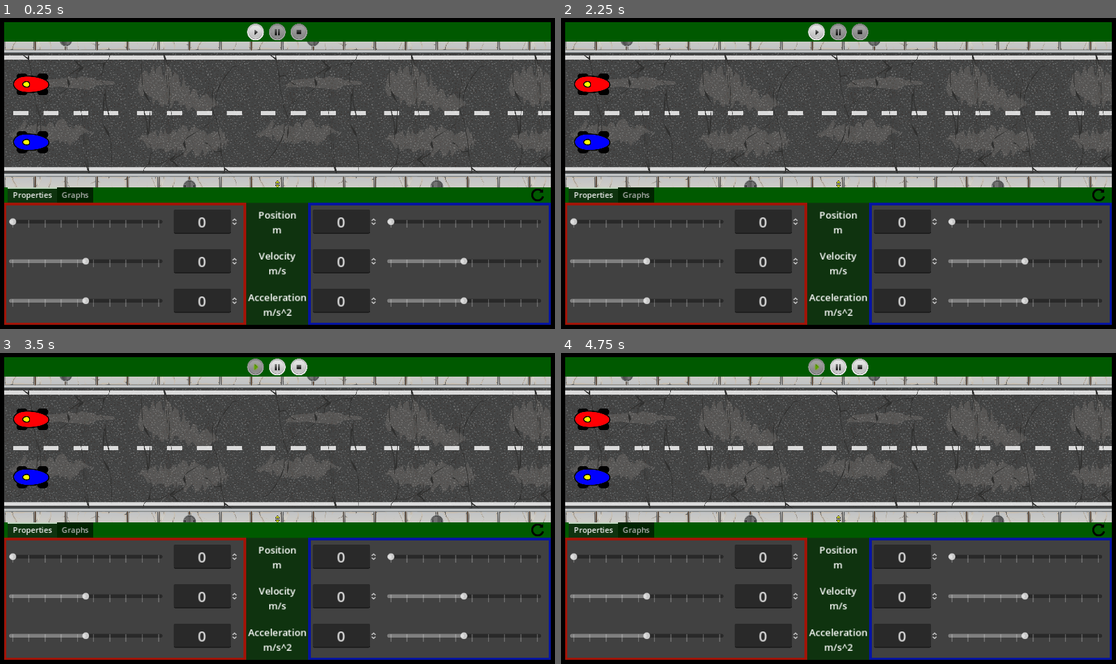
Above: before the commit, frames 1-4 (two rows, left to right).
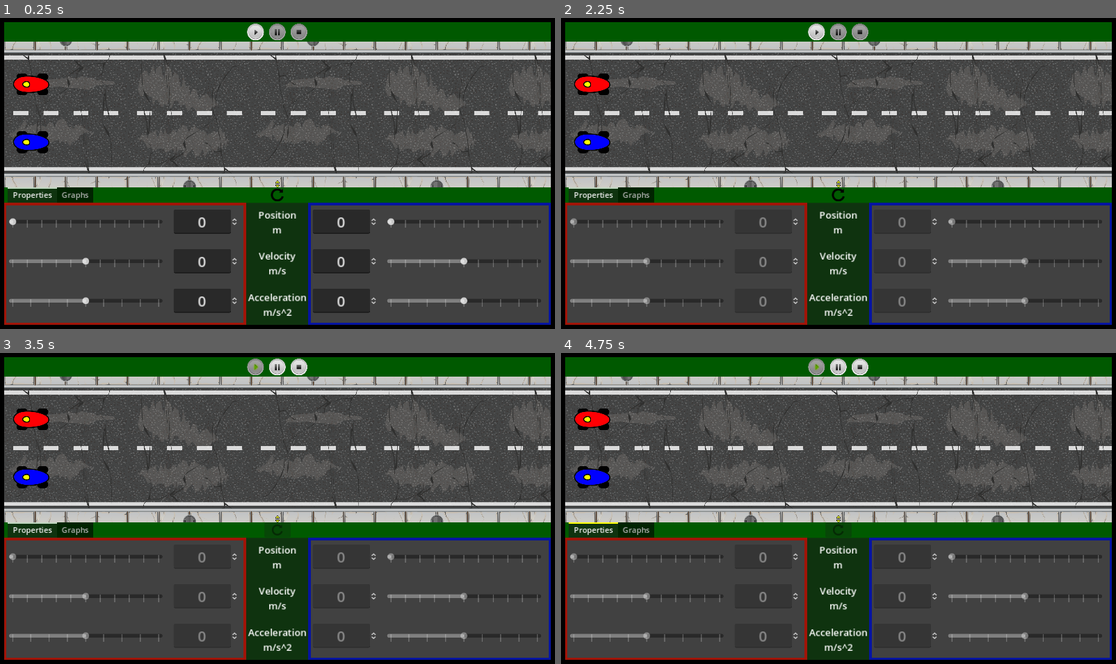
Above: after the commit, the same moments.

Repository: onegm/one_dimensional_motion_simulator
Game: Godot game, scene res://main.tscn
Same seed, same stepped clock (60 frames per second), same inputs: the game is played once before the commit and once after it.
Inputs (mouse positions are in pixels of both pictures, inside the frame that each line leads up to):
- Up to frame 1 (0.25 s): no input
- Up to frame 2 (2.25 s): click (816, 33) at 0.5 s; click (838, 33) at 1.25 s; click (860, 33) at 2 s
- Up to frame 3 (3.5 s): click (255, 368) at 2.75 s
- Up to frame 4 (4.75 s): click (1099, 530) at 3.52 s; tap Enter at 4.25 s; move the mouse to (960, 492) at 4.27 s

The runs differ from the first frame. In frame 1, 0.5% of the frame differs, in the area x 4-98%, y 54-93%; in frame 2, 0.8%; in frame 3, 0.8%; in frame 4, 0.8%, in the area x 1-98%, y 54-93%.

Commit message:
added position calibrator for car

Diff:
--- a/autoloads/signal_bus.gd
+++ b/autoloads/signal_bus.gd
@@ -2,7 +2,8 @@
 
 signal data_point_requested
 
-signal simulation_started
+signal start_simulation_requested
+signal pause_simulation_requested
 signal reset_simulation_requested
 
 signal reset_properties_requested
--- a/car/car.gd
+++ b/car/car.gd
@@ -9,43 +9,70 @@
 
 var initial_position : float = 0.0
 var initial_velocity : float = 0.0
+var pause_position : float = 0.0
+var pause_velocity : float = 0.0
 var velocity : float = 0.0
 var acceleration : float = 0.0
+var time : float = 0.0
+var calibration_time : float = 0.0
 
 signal data_point_created(car : Car)
 
 func _ready() -> void:
-	SignalBus.simulation_started.connect(start)
-	SignalBus.data_point_requested.connect(data_point_created.emit.bind(self))
-	SignalBus.reset_simulation_requested.connect(on_reset_simulation_requested)
-	set_process(false)
+	SignalBus.start_simulation_requested.connect(on_start)
+	SignalBus.pause_simulation_requested.connect(on_pause)
+	SignalBus.reset_simulation_requested.connect(on_reset)
+
+	#SignalBus.data_point_requested.connect(on_data_point_requested)
+
 	SignalBus.car_created.emit(self)
+	set_physics_process(false)
 
-func _process(delta: float) -> void:
+func _physics_process(delta: float) -> void:
+	time += delta
 	position.x += velocity*delta + 0.5*acceleration*delta*delta
 	velocity += acceleration*delta
-	if 1.0 / delta != 30.0:
-		print(1.0/delta)
-
-func set_initial_position(value : float) -> void:
-	initial_position = value
-	position.x = value
+	if time >= 1.0:
+		calibration_time += 1.0
+		position.x = pause_position + pause_velocity*calibration_time + 0.5*acceleration*calibration_time*calibration_time
+		velocity = pause_velocity + acceleration*calibration_time
+		data_point_created.emit(self)
+		time -= 1.0
 
 func get_current_position():
 	return position.x
 
+func set_initial_position(value : float) -> void:
+	initial_position = value
+	pause_position = value
+	position.x = value
+
 func set_initial_velocity(value : float):
 	velocity = value
+	pause_velocity = value
 	initial_velocity = value
 
 func set_acceleration(value : float):
 	acceleration = value
 
-func start():
+func on_start():
 	data_point_created.emit(self)
-	set_process(true)
+	set_physics_process(true)
 
-func on_reset_simulation_requested():
+func on_pause():
+	calibration_time += time
+	position.x = pause_position + pause_velocity*calibration_time + 0.5*acceleration*calibration_time*calibration_time
+	velocity = pause_velocity + acceleration*calibration_time
+
+	pause_position = position.x
+	pause_velocity = velocity
+	calibration_time = -time
+
+func on_reset():
 	position.x = initial_position
+	pause_position = initial_position
 	velocity = initial_velocity
-	set_process(false)
+	pause_velocity = initial_velocity
+	time = 0.0
+	calibration_time = 0.0
+	set_physics_process(false)
--- a/main.gd
+++ b/main.gd
@@ -10,7 +10,7 @@
 
 func _ready() -> void:
 	start_button.pressed.connect(on_start_button_pressed)
-	pause_button.pressed.connect(func(): get_tree().paused = !get_tree().paused)
+	pause_button.pressed.connect(on_pause_button_pressed)
 	reset_button.pressed.connect(on_reset_button_pressed)
 	reset_properties_button.pressed.connect(SignalBus.reset_properties_requested.emit)
 
@@ -18,10 +18,15 @@
 	%PropertiesB.car = car_b
 
 func on_start_button_pressed():
-	SignalBus.simulation_started.emit()
+	SignalBus.start_simulation_requested.emit()
 	start_button.disabled = true
 	pause_button.disabled = false
 	reset_button.disabled = false
+	reset_properties_button.disabled = true
+
+func on_pause_button_pressed():
+	SignalBus.pause_simulation_requested.emit()
+	reset_properties_button.disabled = !reset_properties_button.disabled
 
 func on_reset_button_pressed():
 	SignalBus.reset_simulation_requested.emit()
@@ -30,3 +35,4 @@
 	pause_button.button_pressed = false
 	pause_button.disabled = true
 	reset_button.disabled = true
+	reset_properties_button.disabled = false
--- a/main.tscn
+++ b/main.tscn
@@ -296,12 +296,13 @@
 [node name="ResetPropertiesButton" type="Button" parent="Frame/MarginContainer/ColorRect/MarginContainer/VBoxContainer/VSplitContainer/TabBackground"]
 unique_name_in_owner = true
 layout_mode = 1
-anchors_preset = 1
-anchor_left = 1.0
-anchor_right = 1.0
-offset_left = -54.0
+anchors_preset = 5
+anchor_left = 0.5
+anchor_right = 0.5
+offset_left = -27.0
+offset_right = 27.0
 offset_bottom = 31.0
-grow_horizontal = 0
+grow_horizontal = 2
 theme_override_styles/focus = SubResource("StyleBoxEmpty_p28rk")
 theme_override_styles/hover = SubResource("StyleBoxFlat_4yhs3")
 theme_override_styles/normal = SubResource("StyleBoxEmpty_2g8hn")
--- a/simulation/simulation.gd
+++ b/simulation/simulation.gd
@@ -9,10 +9,11 @@
 func _ready() -> void:
 	set_process(false)
 	timer.timeout.connect(SignalBus.data_point_requested.emit)
-	SignalBus.simulation_started.connect(func():
+	SignalBus.start_simulation_requested.connect(func():
 		set_process(true)
 		timer.start()
 		)
+	SignalBus.pause_simulation_requested.connect(func(): get_tree().paused = !get_tree().paused)
 	SignalBus.reset_simulation_requested.connect(on_reset_simulation_requested)
 
 func _process(delta: float) -> void:
--- a/ui/car_properties/car_properties.gd
+++ b/ui/car_properties/car_properties.gd
@@ -1,7 +1,6 @@
 extends Control
 
 @export var h_flip : bool
-
 
 var car : Car:
 	set(new_car):
@@ -16,11 +15,14 @@
 @onready var controllers := [position_controller, velocity_controller, acceleration_controller]
 
 func _ready() -> void:
-	if !h_flip: return
-	for row in controllers:
-		row.move_child(row.get_child(0), -1)
+	check_h_flip()
 
 func connect_signals() -> void:
 	position_controller.value_changed.connect(car.set_initial_position)
 	velocity_controller.value_changed.connect(car.set_initial_velocity)
 	acceleration_controller.value_changed.connect(car.set_acceleration)
+
+func check_h_flip() -> void:
+	if !h_flip: return
+	for row in controllers:
+		row.move_child(row.get_child(0), -1)
--- a/ui/car_properties/car_properties.tscn
+++ b/ui/car_properties/car_properties.tscn
@@ -46,6 +46,7 @@
 unique_name_in_owner = true
 layout_mode = 2
 max_slider_value = 1000
+tick_count = 11
 arrow_step = 50
 max_digits = 3
 
@@ -54,6 +55,7 @@
 layout_mode = 2
 min_slider_value = -100
 max_slider_value = 100
+tick_count = 11
 arrow_step = 5
 max_digits = 3
 
@@ -62,5 +64,6 @@
 layout_mode = 2
 min_slider_value = -20
 max_slider_value = 20
+tick_count = 9
 arrow_step = 1
 max_digits = 2
--- a/ui/car_properties/property_controller/property_controller.gd
+++ b/ui/car_properties/property_controller/property_controller.gd
@@ -1,7 +1,9 @@
+@tool
 extends HBoxContainer
 
 @export var min_slider_value : int
 @export var max_slider_value : int
+@export var tick_count : int
 @export var arrow_step : int
 @export_range(0, 4) var max_digits : int
 
@@ -11,13 +13,27 @@
 signal value_changed(value : float)
 
 func _ready() -> void:
+	SignalBus.start_simulation_requested.connect(on_start)
+	SignalBus.pause_simulation_requested.connect(on_pause)
+	SignalBus.reset_simulation_requested.connect(on_pause)
+	SignalBus.reset_properties_requested.connect(slider.set_value.bind(0))
+
+	assign_controller_properties()
+	connect_components()
+
+	if !Engine.is_editor_hint():
+		set_process(false)
+
+func assign_controller_properties():
 	slider.min_value = min_slider_value
 	slider.max_value = max_slider_value
+	slider.tick_count = tick_count
 
 	spin_box.min_value = -(10**max_digits)
 	spin_box.max_value = 10**max_digits
 	spin_box.custom_arrow_step = arrow_step
 
+func connect_components():
 	slider.value_changed.connect(func(value):
 		spin_box.value = value
 		value_changed.emit(float(value))
@@ -27,4 +43,13 @@
 		slider.value = value
 	)
 
-	SignalBus.reset_properties_requested.connect(slider.set_value.bind(0))
+func on_start():
+	slider.editable = false
+	spin_box.editable = false
+
+func on_pause():
+	slider.editable = !slider.editable
+	spin_box.editable = !spin_box.editable
+
+func _process(delta: float) -> void:
+	assign_controller_properties()
--- a/ui/car_properties/property_controller/property_controller.tscn
+++ b/ui/car_properties/property_controller/property_controller.tscn
@@ -27,10 +27,9 @@
 layout_mode = 2
 size_flags_horizontal = 3
 size_flags_vertical = 3
-max_value = 1000.0
+max_value = 0.0
 allow_greater = true
 allow_lesser = true
-tick_count = 10
 ticks_on_borders = true
 
 [node name="LabelMargin" type="MarginContainer" parent="."]
@@ -44,6 +43,8 @@
 layout_mode = 2
 size_flags_vertical = 4
 theme = SubResource("Theme_fbu3k")
+min_value = -1.0
+max_value = 1.0
 alignment = 1
 update_on_text_changed = true
 select_all_on_focus = true
Not shown, changed: export_presets.cfg
